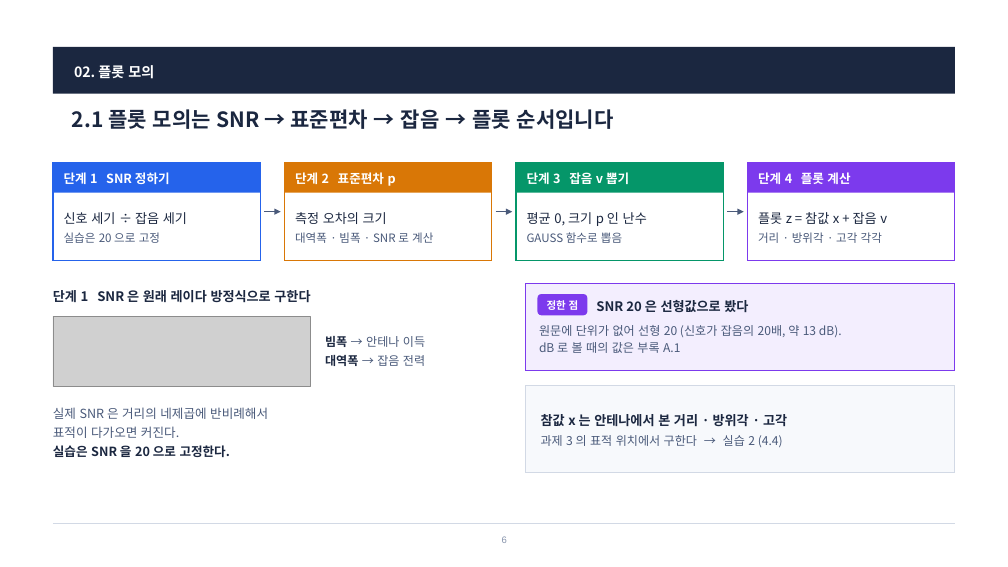
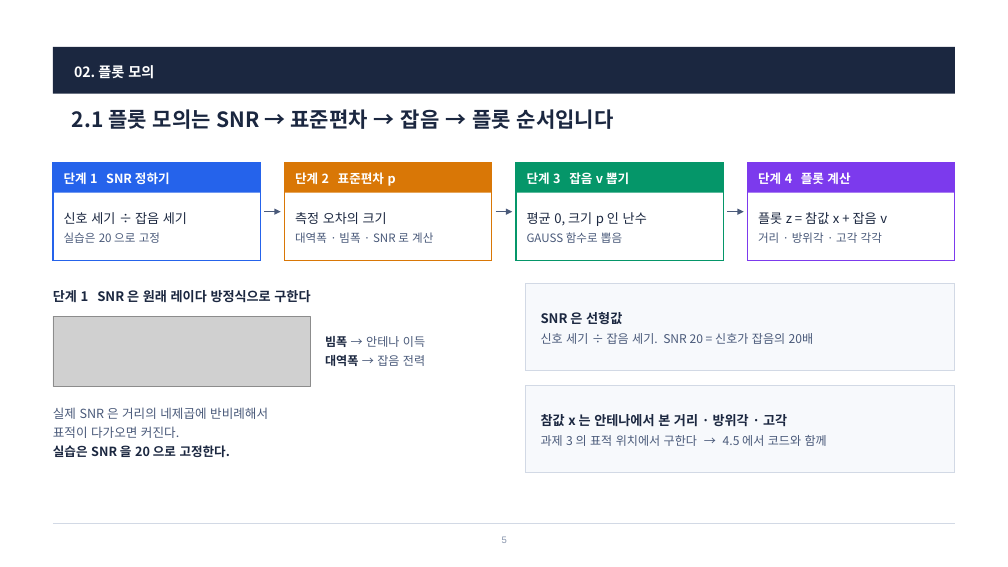
Before and after one commit to harley-hwan/radar-sw-study, a slide deck: slide 5 of Part4_Plot_Clutter_Sim/ref/산출물/Part4_플롯_클러터_모의_통합.pptx (slide 6 before the commit). Drawn at 1008x567 pixels with LibreOffice and Linux fonts; fonts in the diff are those of the drawing; grey boxes stand for pictures. Boxes give left, top, right and bottom in pixels: in the first picture for what was removed or moved away, otherwise in the second. Text is boxed around its words. In the diff, an @@ line names an element or a change of style, - is before the commit and + after.

```diff
--- a/Part4_Plot_Clutter_Sim/ref/산출물/Part4_플롯_클러터_모의_통합.pptx
+++ b/Part4_Plot_Clutter_Sim/ref/산출물/Part4_플롯_클러터_모의_통합.pptx
@@ rectangle at (526, 284, 955, 371): fill #F3EEFE to #F7F9FC; outline #7C3AED 1 pt to #D2D9E5 0.75 pt @@
@@ rounded rectangle removed at (538, 294, 588, 315) @@
@@ text "SNR 은 선형값" at (541, 312, 814, 344): vertical alignment top to middle @@
@@ text at (541, 312, 814, 344): text changed @@
-원문에 단위가 없어 선형 20 (신호가 잡음의 20배, 약 13 dB).
-dB 로 볼 때의 값은 부록 A.1
+SNR 은 선형값
+신호 세기 ÷ 잡음 세기. SNR 20 = 신호가 잡음의 20배
@@ text removed at (547, 300, 579, 310) @@
-정한 점
@@ text removed at (596, 300, 748, 312) @@
-SNR 20 은 선형값으로 봤다
@@ text at (541, 435, 827, 446): text changed @@
-과제 3 의 표적 위치에서 구한다 → 실습 2 (4.4)
+과제 3 의 표적 위치에서 구한다 → 4.5 에서 코드와 함께
```
Also in this commit, not shown: 13 other slides changed, 4 slides added, 7 slides removed, 3 other files.
